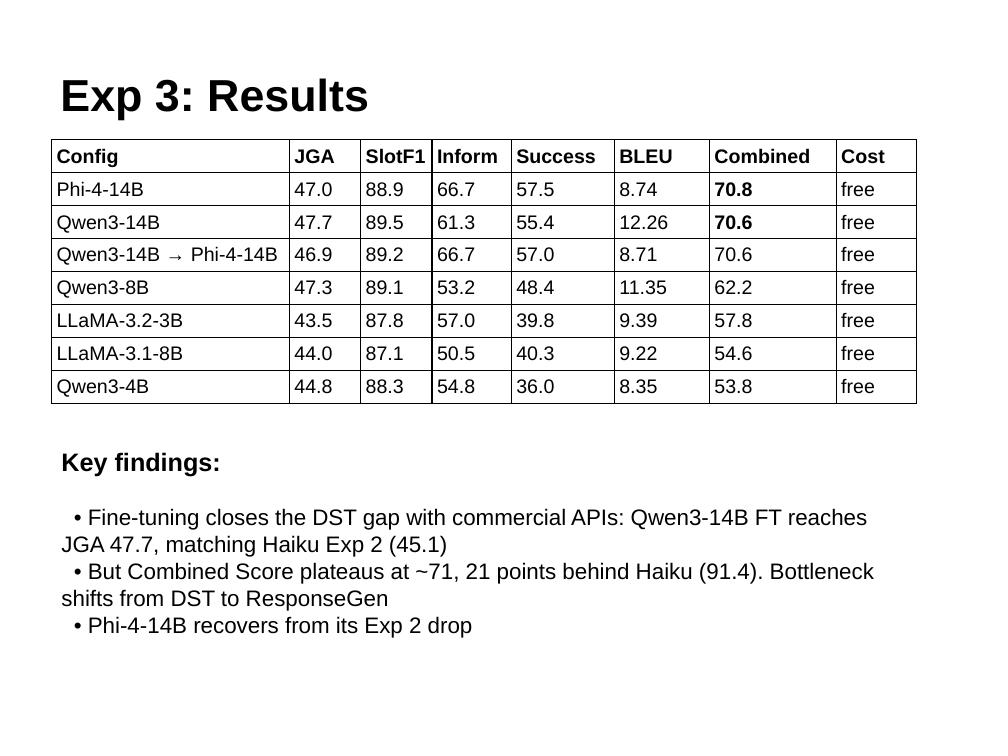
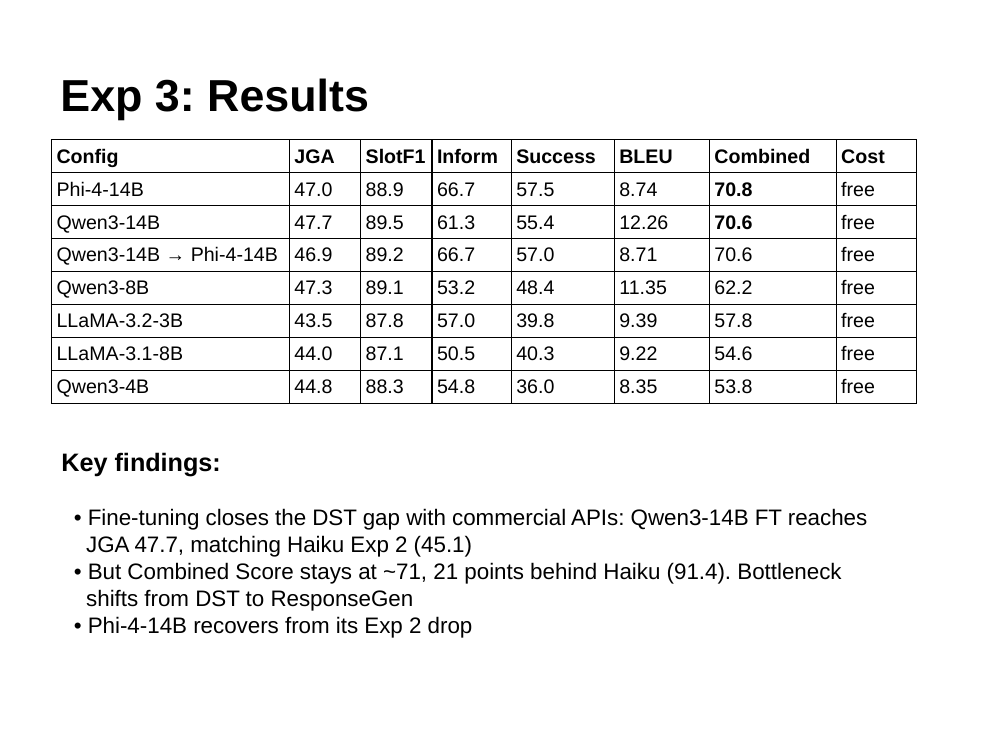
Before and after one commit to GiX007/mlp4cs, a slide deck: slide 14 of docs/presentation.pptx. Drawn at 1008x756 pixels with LibreOffice and Linux fonts; fonts in the diff are those of the drawing. Boxes give left, top, right and bottom in pixels: in the first picture for what was removed or moved away, otherwise in the second. Text is boxed around its words. In the diff, an @@ line names an element or a change of style, - is before the commit and + after.

```diff
--- a/docs/presentation.pptx
+++ b/docs/presentation.pptx
@@ text at [86, 508, 867, 611]: text changed @@
-• Fine-tuning closes the DST gap with commercial APIs: Qwen3-14B FT reaches JGA 47.7, matching Haiku Exp 2 (45.1)
-• But Combined Score plateaus at ~71, 21 points behind Haiku (91.4). Bottleneck shifts from DST to ResponseGen
+• Fine-tuning closes the DST gap with commercial APIs: Qwen3-14B FT reaches
+JGA 47.7, matching Haiku Exp 2 (45.1)
+• But Combined Score stays at ~71, 21 points behind Haiku (91.4). Bottleneck
+shifts from DST to ResponseGen
```
Also in this commit, not shown: 9 other slides changed, 2 other files.
